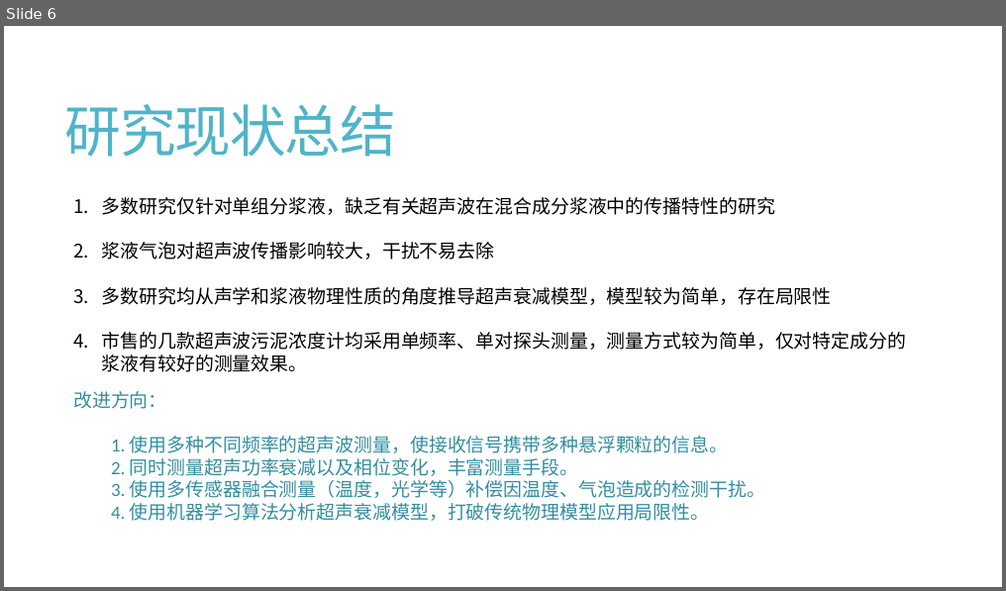
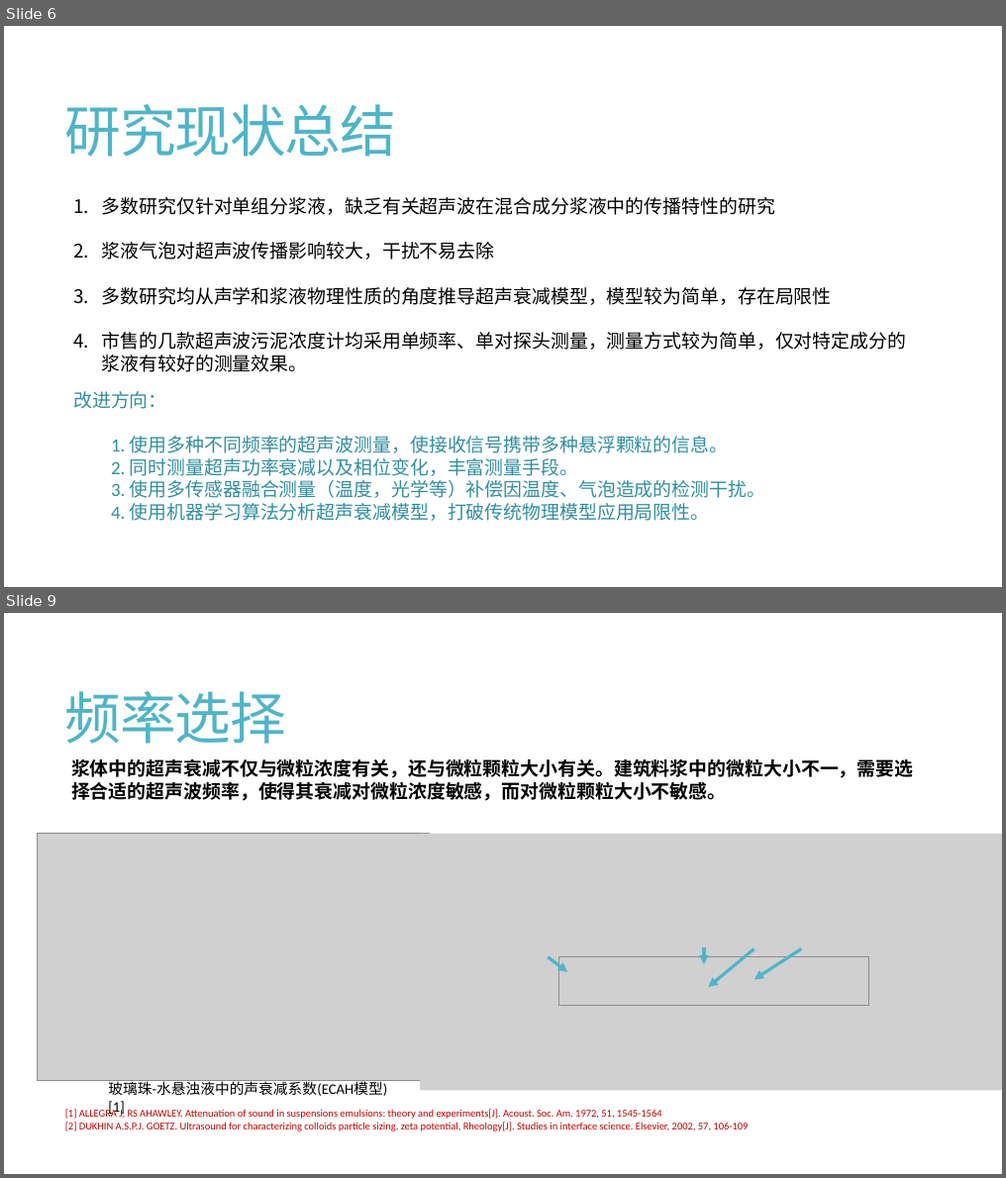
Before and after one commit to Travis-MA/UltrasonicConcMeter, a slide deck: 机器学习超声波浓度计.pptx. Shown one above the other, each under a label of ours: slide 6 before the commit, slides 6 and 9 after it; the slides between them are not shown. The pictures are 1006x591 and 1006x1178 pixels, drawn with LibreOffice and Linux fonts; fonts in the diff are those of the drawing; grey boxes stand for pictures. Boxes give left, top, right and bottom in pixels: in the first picture for what was removed or moved away, otherwise in the second. Text is boxed around its words. In the diff, an @@ line names an element or a change of style, - is before the commit and + after.

```diff
--- a/机器学习超声波浓度计.pptx
+++ b/机器学习超声波浓度计.pptx
@@ slide 9 added at <box>4,613,1002,1174</box>, background #FFFFFF @@
@@ title added at <box>65,691,286,744</box>, 54 pt, text #50B4C8 @@
+频率选择
@@ text added at <box>71,760,913,801</box>, 18 pt, text #000000, bold @@
+浆体中的超声衰减不仅与微粒浓度有关，还与微粒颗粒大小有关。建筑料浆中的微粒大小不一，需要选择合适的超声波频率，使得其衰减对微粒浓度敏感，而对微粒颗粒大小不敏感。
@@ picture added at <box>37,834,429,1081</box> @@
@@ picture added at <box>420,834,1002,1090</box> @@
@@ arrow added from (548, 958) to (567, 972), #50B4C8 3 pt @@
@@ picture added at <box>558,958,868,1005</box> @@
@@ arrow added from (704, 948) to (704, 964), #50B4C8 3 pt @@
@@ arrow added from (754, 950) to (709, 987), #50B4C8 3 pt @@
@@ arrow added from (801, 950) to (754, 980), #50B4C8 3 pt @@
@@ text added at <box>108,1080,387,1096</box>, 14 pt, text #000000 @@
+玻璃珠-水悬浊液中的声衰减系数(ECAH模型)[1]
@@ text added at <box>65,1109,747,1132</box>, 10 pt, text #C00000 @@
+[1] ALLEGRA J, RS AHAWLEY. Attenuation of sound in suspensions emulsions: theory and experiments[J]. Acoust. Soc. Am. 1972, 51, 1545-1564
+[2] DUKHIN A.S.P.J. GOETZ. Ultrasound for characterizing colloids particle sizing, zeta potential, Rheology[J]. Studies in interface science. Elsevier, 2002, 57, 106-109
```
Also in this commit, not shown: 4 slides changed, 2 other slides added, 16 other files.
